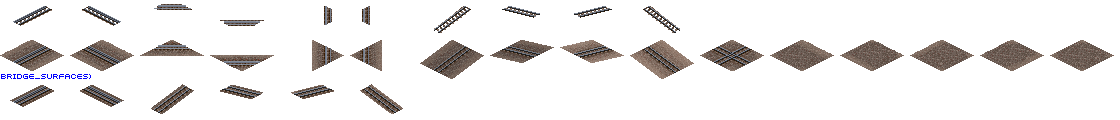
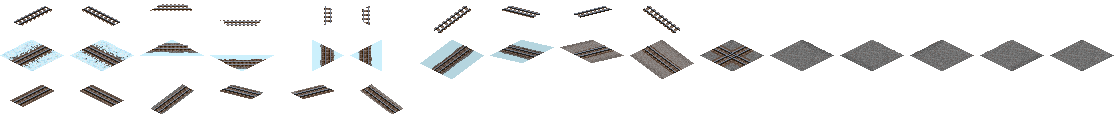
Revision of a layered 1120×120 image; what changed, layer by layer:
added group "Snow" with 1 layers above "1435/1372" over [left=0, top=40, right=554, bottom=79]
added layer "Snow Overlay cleared" in group "Snow" over [left=0, top=40, right=554, bottom=79]
hid "Dual Gauge" over [left=13, top=5, right=365, bottom=103]
renamed "Overlay" to "Track Base", painted on it over [left=0, top=4, right=753, bottom=114]
showed "Shink Ballast" over [left=0, top=16, right=1114, bottom=114]
